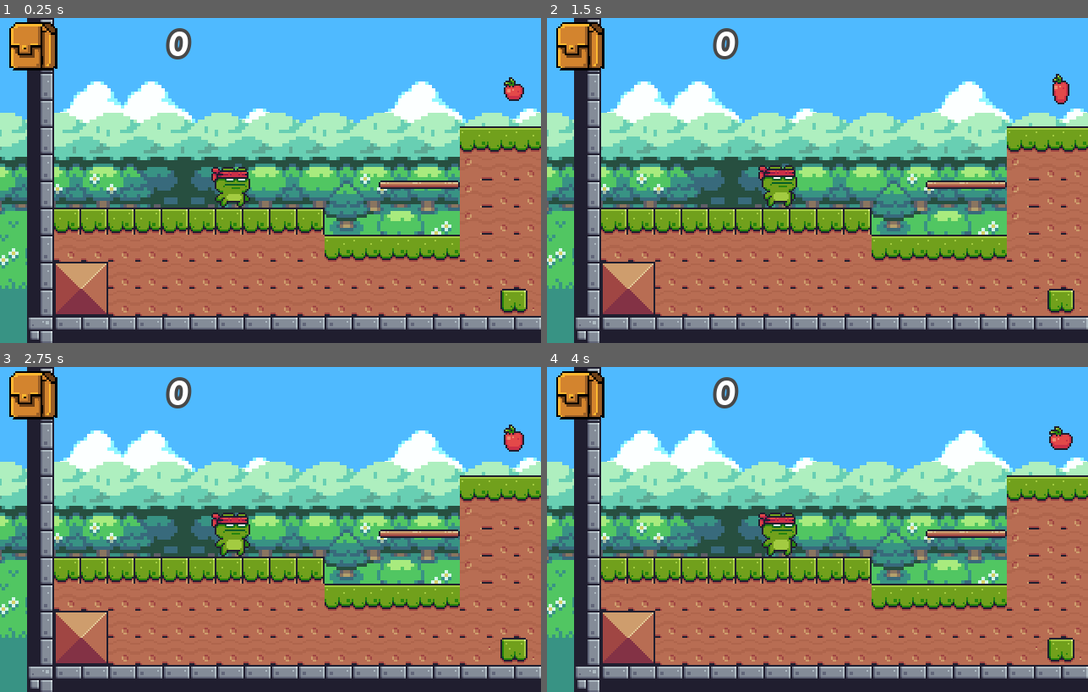
Above: before the commit, frames 1-4 (two rows, left to right).
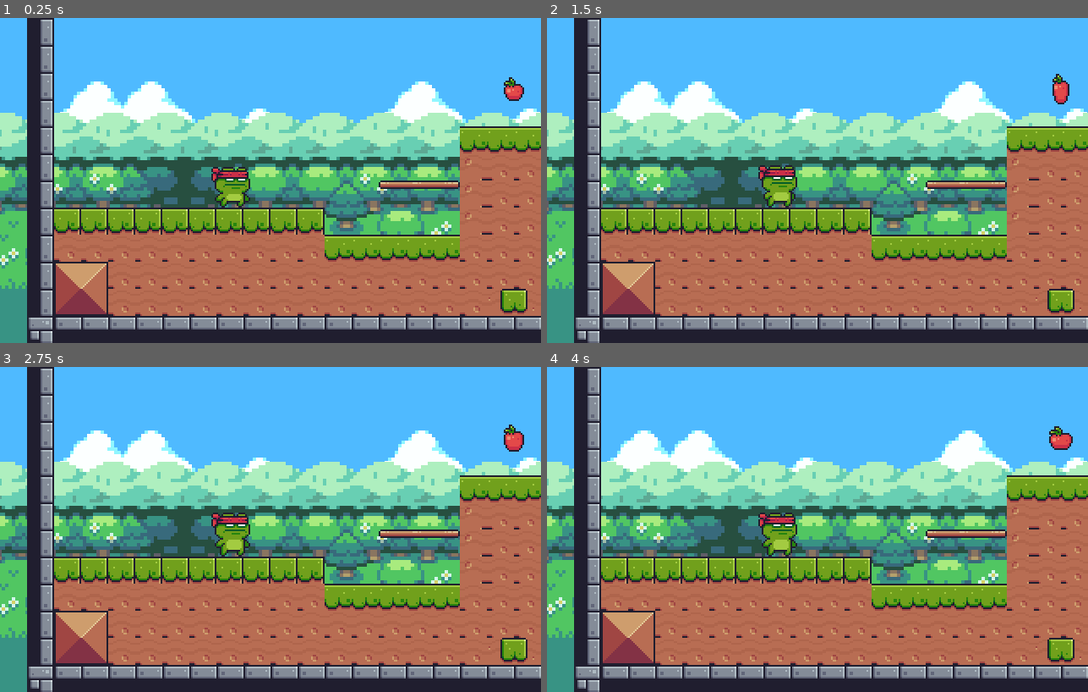
Above: after the commit, the same moments.

Repository: Gui-dev/pixeladventure
Game: Godot game, scene res://levels/Level_01.tscn
Two runs of this game, one before a commit and one after it. Both use one fixed random seed, a clock stepped at 60 frames per second and the inputs below. Before the commit the project has no main scene; this scene is started directly in both runs.
Inputs:
- Up to frame 1 (0.25 s): no input
- Up to frame 2 (1.5 s): no input
- Up to frame 3 (2.75 s): no input
- Up to frame 4 (4 s): no input

The runs differ from the first frame. In frame 1, 1.7% of the frame differs, in the area x 1-36%, y 1-17%; in frame 2, 1.7%; in frame 3, 1.7%; in frame 4, 1.7%.

Commit message:
feat: add number of lives, timer and qquantity of items

Diff:
--- a/prefabs/HUD.tscn
+++ b/prefabs/HUD.tscn
@@ -1,8 +1,12 @@
-[gd_scene load_steps=5 format=2]
+[gd_scene load_steps=9 format=2]
 
 [ext_resource path="res://assets/fonts/Pacifico-Regular.ttf" type="DynamicFontData" id=1]
 [ext_resource path="res://assets/hero/Items/Fruits/FruitsBag.png" type="Texture" id=2]
 [ext_resource path="res://scripts/Score.gd" type="Script" id=3]
+[ext_resource path="res://assets/hero/Player/heart.png" type="Texture" id=4]
+[ext_resource path="res://assets/hero/Player/clock.png" type="Texture" id=5]
+[ext_resource path="res://scripts/TimeCounter.gd" type="Script" id=6]
+[ext_resource path="res://scripts/Heart.gd" type="Script" id=7]
 
 [sub_resource type="DynamicFont" id=1]
 size = 24
@@ -13,25 +17,91 @@
 
 [node name="HUD" type="CanvasLayer"]
 
-[node name="holder" type="Control" parent="."]
-margin_right = 40.0
-margin_bottom = 40.0
+[node name="HBoxContainer" type="HBoxContainer" parent="."]
+anchor_right = 1.0
+anchor_bottom = 1.0
+margin_bottom = -159.0
 
-[node name="icon" type="TextureRect" parent="holder"]
+[node name="heart" type="Control" parent="HBoxContainer"]
+margin_right = 104.0
+margin_bottom = 33.0
+size_flags_horizontal = 3
+script = ExtResource( 7 )
+
+[node name="lifes" type="TextureRect" parent="HBoxContainer/heart"]
+margin_left = 2.0
+margin_top = 2.0
+margin_right = 38.0
+margin_bottom = 42.0
+texture = ExtResource( 4 )
+expand = true
+stretch_mode = 2
+
+[node name="timer" type="Control" parent="HBoxContainer"]
+anchor_left = -0.0875
+anchor_right = -0.0875
+margin_left = 108.0
+margin_right = 212.0
+margin_bottom = 33.0
+size_flags_horizontal = 3
+script = ExtResource( 6 )
+minutes = 2
+
+[node name="icon" type="TextureRect" parent="HBoxContainer/timer"]
 margin_left = -1.0
 margin_top = -4.0
 margin_right = 39.0
 margin_bottom = 36.0
+texture = ExtResource( 5 )
+expand = true
+
+[node name="minutes" type="Label" parent="HBoxContainer/timer"]
+margin_left = 37.0
+margin_top = 1.0
+margin_right = 65.0
+margin_bottom = 34.0
+custom_fonts/font = SubResource( 1 )
+text = "00"
+align = 2
+valign = 1
+
+[node name="seconds" type="Label" parent="HBoxContainer/timer"]
+margin_left = 70.0
+margin_top = 1.0
+margin_right = 97.0
+margin_bottom = 34.0
+custom_fonts/font = SubResource( 1 )
+text = "00"
+align = 2
+valign = 1
+
+[node name="timer" type="Timer" parent="HBoxContainer/timer"]
+autostart = true
+
+[node name="holder3" type="Control" parent="HBoxContainer"]
+anchor_left = -0.03125
+anchor_right = -0.03125
+margin_left = 216.0
+margin_right = 320.0
+margin_bottom = 33.0
+size_flags_horizontal = 3
+
+[node name="icon" type="TextureRect" parent="HBoxContainer/holder3"]
+margin_left = 9.0
+margin_top = -4.0
+margin_right = 49.0
+margin_bottom = 36.0
 texture = ExtResource( 2 )
 expand = true
 
-[node name="score" type="Label" parent="holder"]
-margin_left = 49.0
-margin_top = 1.0
-margin_right = 112.0
-margin_bottom = 32.0
+[node name="score" type="Label" parent="HBoxContainer/holder3"]
+margin_left = 55.0
+margin_right = 95.0
+margin_bottom = 33.0
 custom_fonts/font = SubResource( 1 )
 text = "00"
 align = 2
 valign = 1
 script = ExtResource( 3 )
+
+[connection signal="timeout" from="HBoxContainer/timer/timer" to="HBoxContainer/timer" method="_on_timer_timeout"]
--- a/project.godot
+++ b/project.godot
@@ -11,12 +11,12 @@
 [application]
 
 config/name="Pixeladventure"
+run/main_scene="res://levels/Level_01.tscn"
 config/icon="res://icon.png"
 
 [autoload]
 
 Global="*res://scripts/Global.gd"
-Hud="*res://prefabs/HUD.tscn"
 
 [display]
 
--- /dev/null
+++ b/scripts/Heart.gd
@@ -0,0 +1,7 @@
+extends Control
+
+
+var life_size = 32
+
+func on_change_life(player_health) -> void:
+  $lifes.rect_size.x = player_health * life_size
--- a/scripts/Items.gd
+++ b/scripts/Items.gd
@@ -6,7 +6,7 @@
 func _on_items_body_entered(body: Node) -> void:
   $animation.play('collected')
   Global.fruits += fruits
-  print(Global.fruits)
+
 
 func _on_animation_animation_finished(anim_name: String) -> void:
   if anim_name == 'collected':
--- a/scripts/Score.gd
+++ b/scripts/Score.gd
@@ -1,5 +1,12 @@
 extends Label
 
 
-func _process(delta: float) -> void:
-  text = String(Global.fruits)
+func _process(_delta: float) -> void:
+  text = '000' + String(Global.fruits)
+
+  if Global.fruits >= 10:
+    text = '00' + String(Global.fruits)
+  elif Global.fruits >= 100:
+    text = '0' + String(Global.fruits)
+  elif Global.fruits >= 1000:
+    text = String(Global.fruits)
--- /dev/null
+++ b/scripts/TimeCounter.gd
@@ -0,0 +1,28 @@
+extends Control
+
+
+export(int) var minutes = 0
+export(int) var seconds = 0
+
+func _process(_delta: float) -> void:
+  if minutes > 0 and seconds <= 0:
+    minutes -= 1
+    seconds = 60
+
+  if seconds >= 10:
+    $seconds.set_text(': ' + str(seconds))
+  else:
+    $seconds.set_text(': 0' + str(seconds))
+
+  if minutes >= 10:
+    $minutes.set_text(str(minutes))
+  else:
+    $minutes.set_text('0' + str(minutes))
+
+  if seconds <= 0:
+    $timer.stop()
+    yield(get_tree().create_timer(1), 'timeout')
+    get_tree().reload_current_scene()
+
+func _on_timer_timeout() -> void:
+  seconds -= 1
